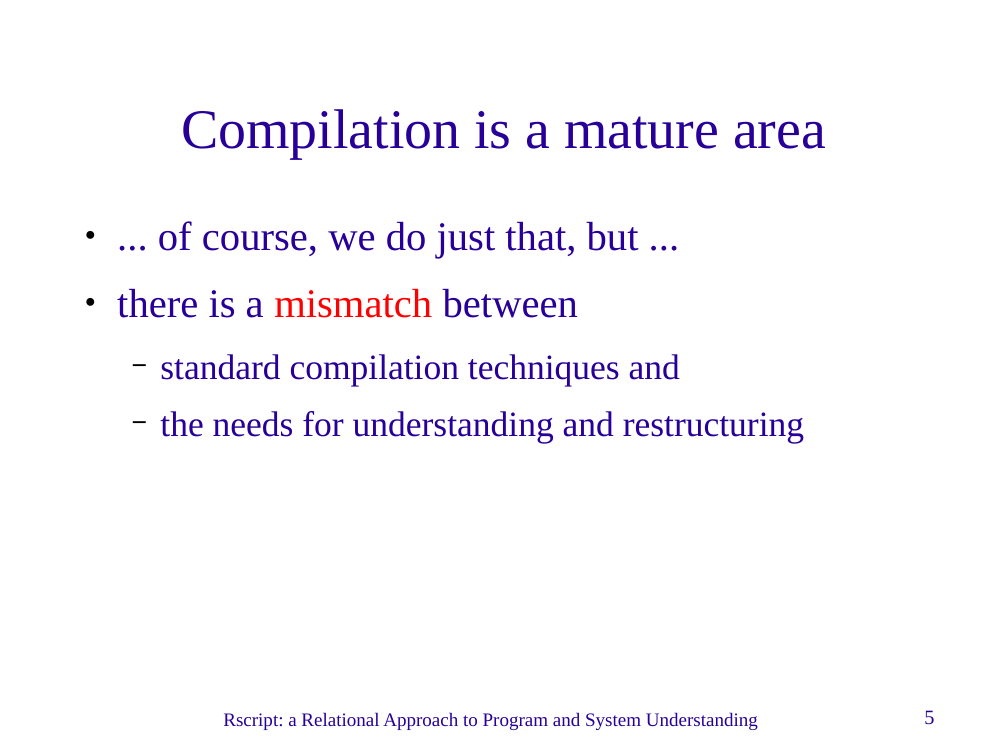
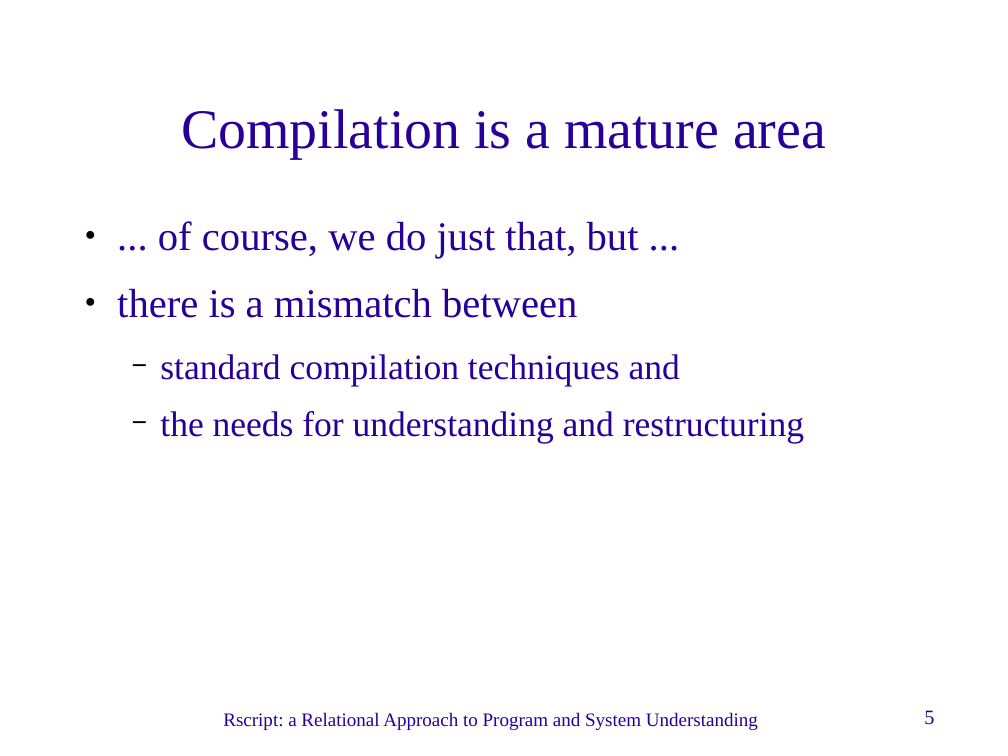
Before and after one commit to cwi-swat/meta-environment, a slide deck: slide 5 of meta-doc/analysis/rscript-slides/rscript-slides.odp. Drawn at 1008x756 pixels with LibreOffice and Linux fonts; fonts in the diff are those of the drawing; background and template pictures are left out. Boxes give left, top, right and bottom in pixels: in the first picture for what was removed or moved away, otherwise in the second. Text is boxed around its words. In the diff, an @@ line names an element or a change of style, - is before the commit and + after.

```diff
--- a/meta-doc/analysis/rscript-slides/rscript-slides.odp
+++ b/meta-doc/analysis/rscript-slides/rscript-slides.odp
@@ text "... of course, we do ..." at (117,221,804,443): text colour #FF0000 to #280099 in "mismatch" @@
```
Also in this commit, not shown: 11 other slides changed, 1 slide removed, 1 other file.
